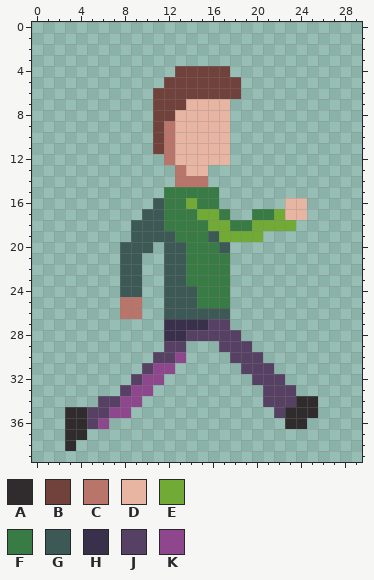
Two versions of one pixel-art sprite, assets/textures/player/run/run_0.png. That is the earlier state.
The file is 30x40 pixels.
Palette (. is transparent): A #302c2e  B #71413b  C #ba756a  D #e9b5a3  E #71aa34  F #397b44  G #3c5956  H #39314b  J #564064  K #8e478c
Pixels before, first column x 3:
 4 ..........BBBBB........
 5 .........BBBBBBB.......
 6 ........BBBBBBBB.......
 7 ........BBBDDDD........
 8 ........BBDDDDD........
 9 ........BCDDDDD........
10 ........BCDDDDD........
11 ........BCDDDDD........
12 .........CDDDDD........
13 ..........CDD..........
14 ..........CCC..........
15 .........FFFFF.........
16 ........GFFEFF......DD.
17 .......GGFFFEEF..FFEDD.
18 ......GGGFFFFEEFFEEEE..
19 ......GGGGFFFGEEEE.....
20 .....GGG.GGFFFG........
21 .....GG..GGFFFF........
22 .....GG..GGFFFF........
23 .....GG..GGFFFF........
24 .....GG..GGGFFF........
25 .....CC..GGGFFF........
26 .....CC..GGGGGG........
27 .........HHHHJJ........
28 .........HHJJJJJ.......
29 .........JJ...JJJ......
30 ........JJK....JJJ.....
31 .......JKK......JJJ....
32 ......JKK........JJJ...
33 .....JKK..........JJJ..
34 ...JJKK...........JJJAA
35 AAJJKK.............JAAA
36 AAJK................AA.
37 AA.....................
38 A......................
Once edited:
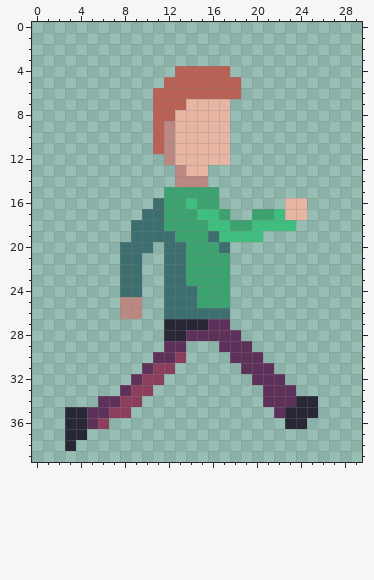
Difference:
colour A: #302c2e -> #272736
colour B: #71413b -> #ba6156
colour C: #ba756a -> #bc8882
colour E: #71aa34 -> #3fbf7f
colour F: #397b44 -> #3ca370
colour G: #3c5956 -> #3d6e70
colour J: #564064 -> #5e315b
colour K: #8e478c -> #8c3f5d
Changed rows in their new state; - is a pixel that keeps its letter.
first column x 12:
27 AAAA
28 AA--
Changed places in both pictures, as pixel boxes (x1, y1, x2, y2):
changed: (65, 66, 318, 451)
